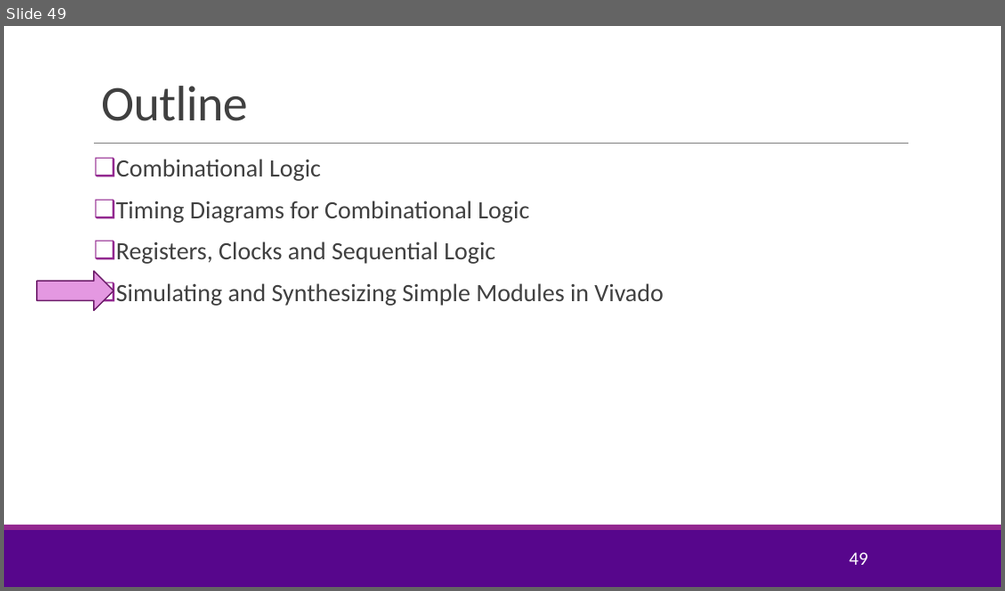
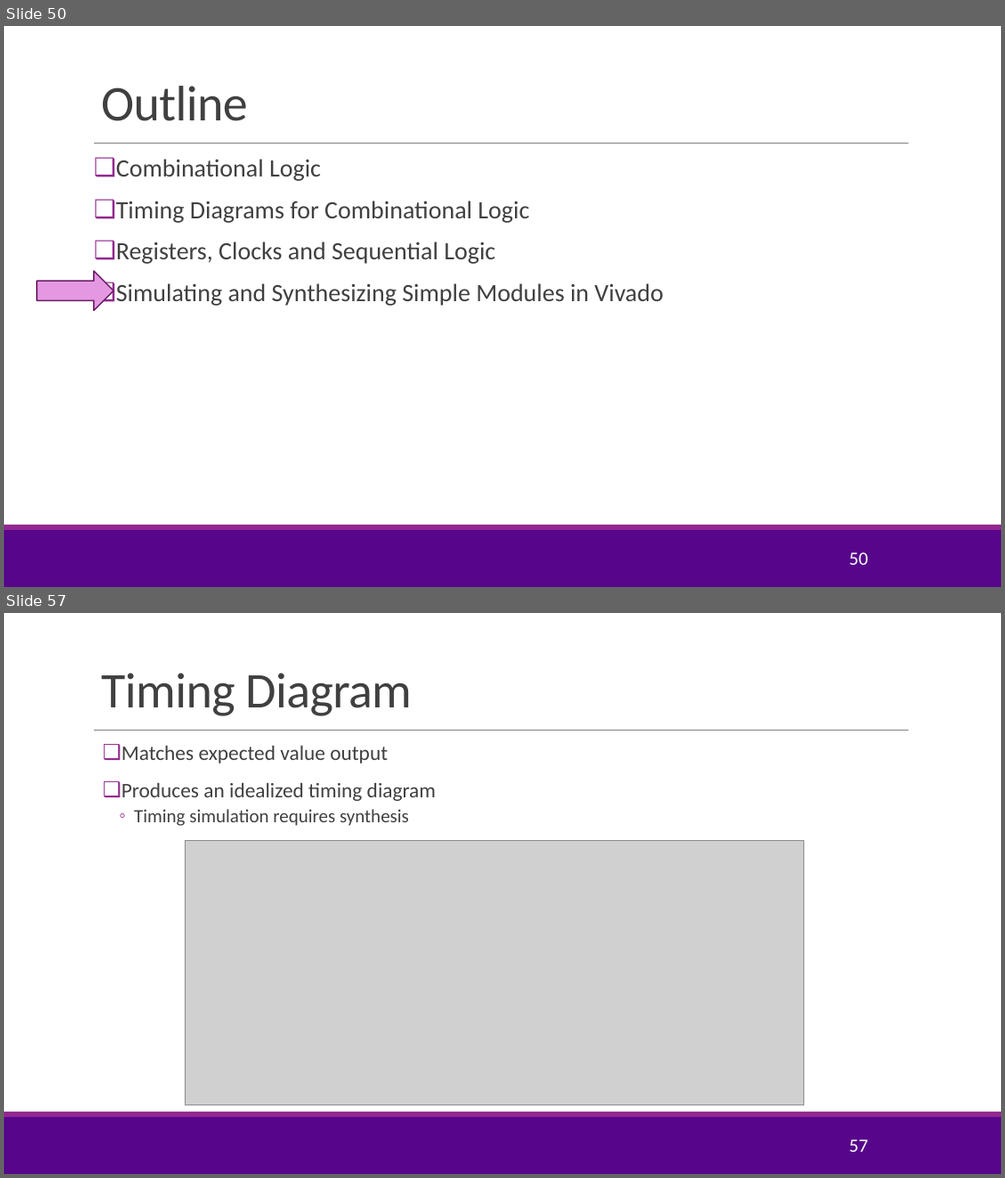
Before and after one commit to sdrangan/hwdesign, a slide deck: units/unit01_basic_logic/basic_logic.pptx. Shown one above the other, each under a label of ours: slide 49 before the commit, slides 50 and 57 after it; the slides between them are not shown. The pictures are 1005x591 and 1005x1178 pixels, drawn with LibreOffice and Linux fonts; fonts in the diff are those of the drawing; grey boxes stand for pictures; background and template pictures are left out. Boxes give left, top, right and bottom in pixels: in the first picture for what was removed or moved away, otherwise in the second. Text is boxed around its words. In the diff, an @@ line names an element or a change of style, - is before the commit and + after.

Commit message:
Used a linear ReLU simulation

```diff
--- a/units/unit01_basic_logic/basic_logic.pptx
+++ b/units/unit01_basic_logic/basic_logic.pptx
@@ slide 57 added at [4, 613, 1001, 1174], background #FFFFFF; not listed: 3 template elements that a slide beside it also shows @@
@@ title added at [101, 673, 412, 716], 48 pt, text #404040 @@
+Timing Diagram
@@ text added at [121, 746, 436, 826], 20 pt, text #404040 @@
+❑ Matches expected value output
+❑ Produces an idealized timing diagram
+  ◦ Timing simulation requires synthesis
@@ picture added at [185, 840, 804, 1104] @@
@@ page number added at [849, 1139, 867, 1151], 18 pt, text #FFFFFF @@
+57
@@ what was slide 49 is now slide 50 @@
@@ page number at [849, 552, 867, 564]: text changed @@
-49
+50
```
Also in this commit, not shown: 6 slides changed, 9 other slides added, 14 other files.
